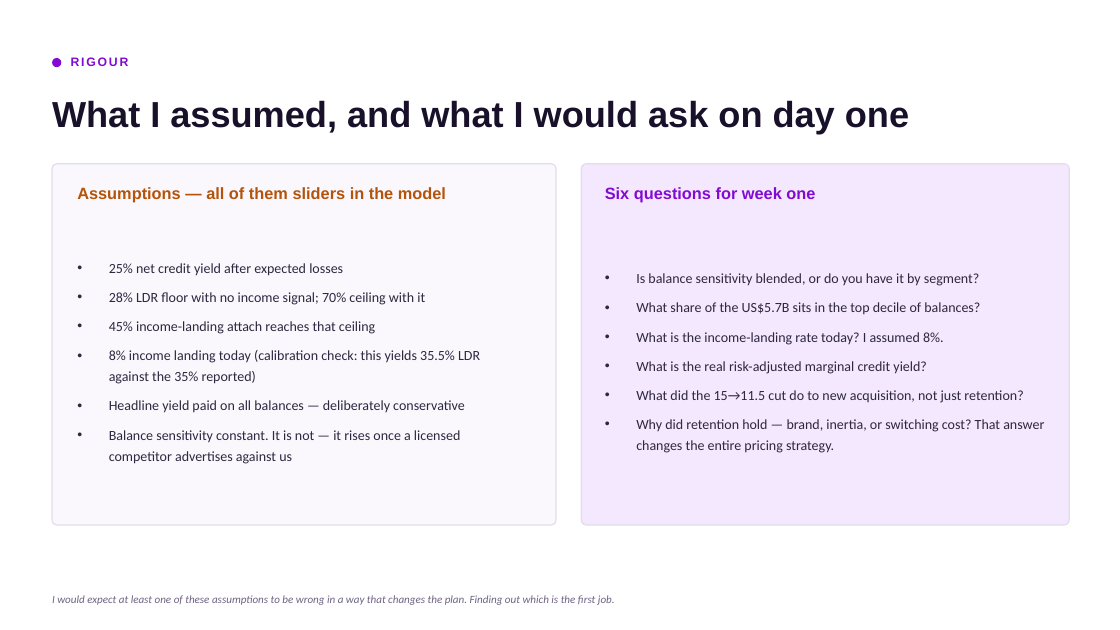
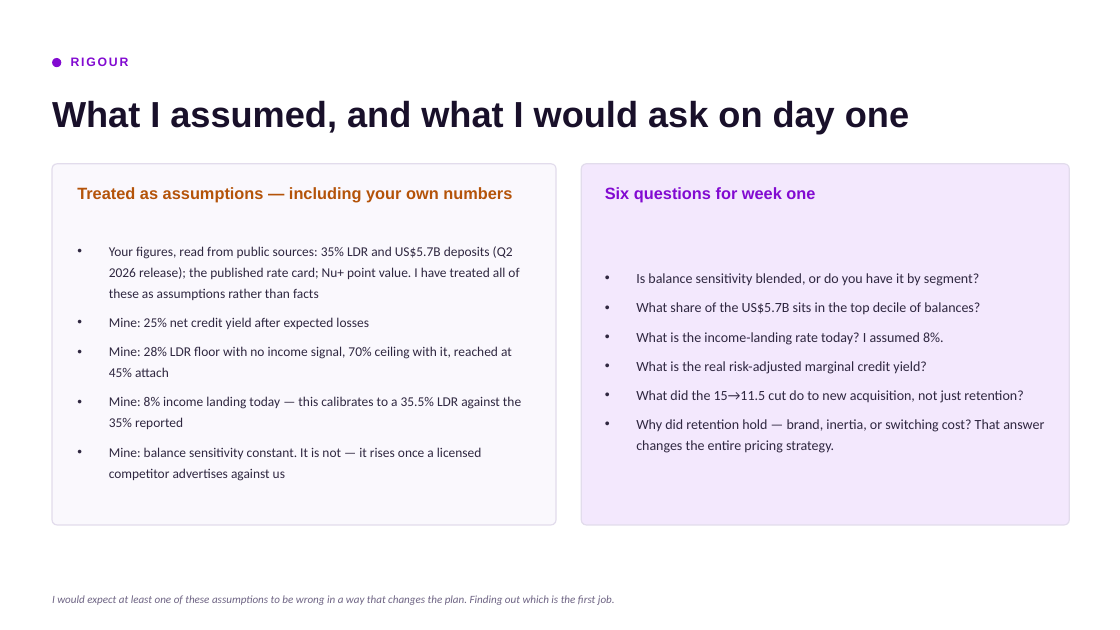
Before and after one commit to cemorr10-debug/nubank-case-prep, a slide deck: slide 15 of deck/Core_Mexico_Business_Case.pptx. Drawn at 1120x630 pixels with LibreOffice and Linux fonts; fonts in the diff are those of the drawing. Boxes give left, top, right and bottom in pixels: in the first picture for what was removed or moved away, otherwise in the second. Text is boxed around its words. In the diff, an @@ line names an element or a change of style, - is before the commit and + after.

```diff
--- a/deck/Core_Mexico_Business_Case.pptx
+++ b/deck/Core_Mexico_Business_Case.pptx
@@ text at <box>77,187,512,203</box>: text changed @@
-Assumptions — all of them sliders in the model
+Treated as assumptions — including your own numbers
@@ text at <box>109,246,521,481</box>: text changed; size 12 to 11.5 pt @@
-• 25% net credit yield after expected losses
-• 28% LDR floor with no income signal; 70% ceiling with it
-• 45% income-landing attach reaches that ceiling
-• 8% income landing today (calibration check: this yields 35.5% LDR against the 35% reported)
-• Headline yield paid on all balances — deliberately conservative
-• Balance sensitivity constant. It is not — it rises once a licensed competitor advertises against us
+• Your figures, read from public sources: 35% LDR and US$5.7B deposits (Q2 2026 release); the published rate card; Nu+ point value. I have treated all of these as assumptions rather than facts
+• Mine: 25% net credit yield after expected losses
+• Mine: 28% LDR floor with no income signal, 70% ceiling with it, reached at 45% attach
+• Mine: 8% income landing today — this calibrates to a 35.5% LDR against the 35% reported
+• Mine: balance sensitivity constant. It is not — it rises once a licensed competitor advertises against us
```
Also in this commit, not shown: 7 other slides changed, 5 other files.
